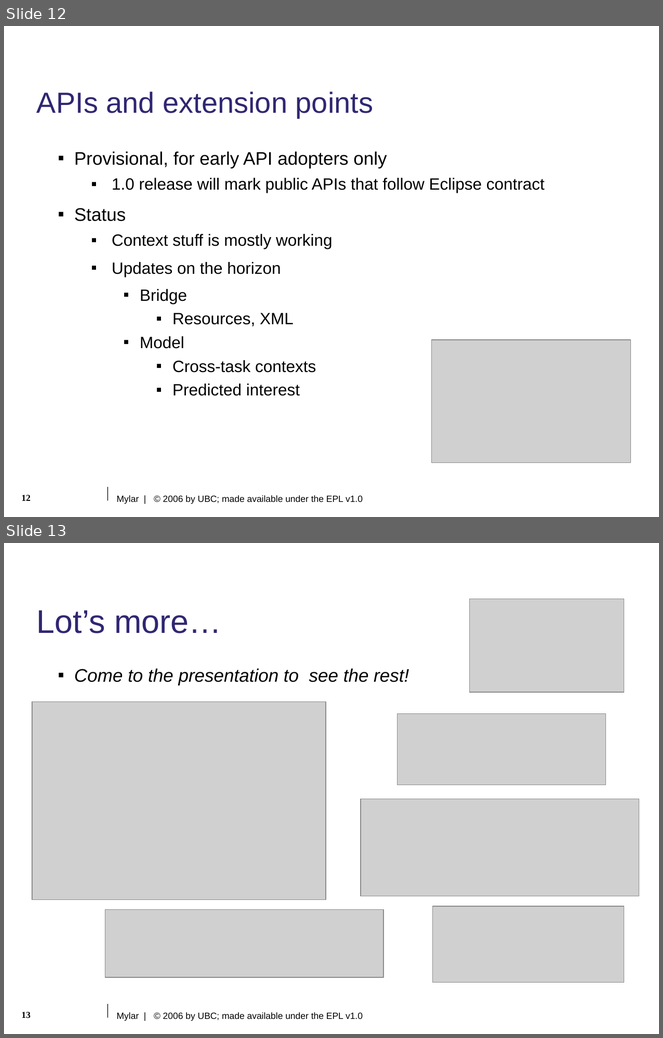
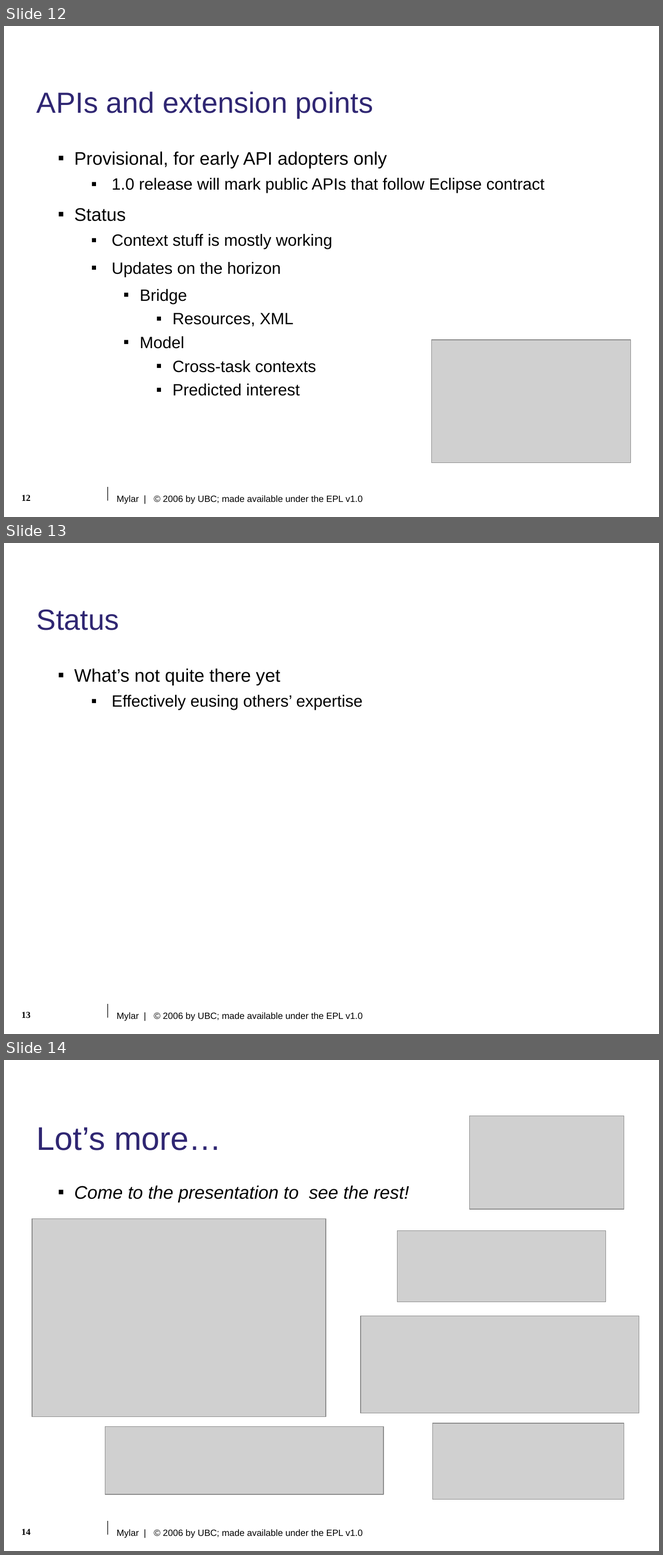
Before and after one commit to eclipse-mylyn/mylyn-website, a slide deck: publications/2006-03-mylar-eclipsecon.ppt. Shown one above the other, each under a label of ours: slides 12 and 13 before the commit, slides 12, 13 and 14 after it. The pictures are 663x1038 and 663x1555 pixels, drawn with LibreOffice and Linux fonts; fonts in the diff are those of the drawing; grey boxes stand for pictures; background and template pictures are left out. Boxes give left, top, right and bottom in pixels: in the first picture for what was removed or moved away, otherwise in the second. Text is boxed around its words. In the diff, an @@ line names an element or a change of style, - is before the commit and + after.

```diff
--- a/publications/2006-03-mylar-eclipsecon.ppt
+++ b/publications/2006-03-mylar-eclipsecon.ppt
@@ slide 13 added at (4, 543, 659, 1034), background #FFFFFF; not listed: 2 template elements that a slide beside it also shows @@
@@ title added at (37, 610, 119, 630), 32 pt, text #2F2672 @@
+Status
@@ text added at (74, 668, 363, 710), 18 pt, text #000000 @@
+▪ What’s not quite there yet
+  ▪ Effectively eusing others’ expertise
@@ page number added at (22, 1012, 31, 1018), 10 pt, text #000000, bold @@
+13
@@ what was slide 13 is now slide 14 @@
@@ page number at (22, 1529, 31, 1535): text changed @@
-13
+14
```
Also in this commit, not shown: 1 slide changed.
